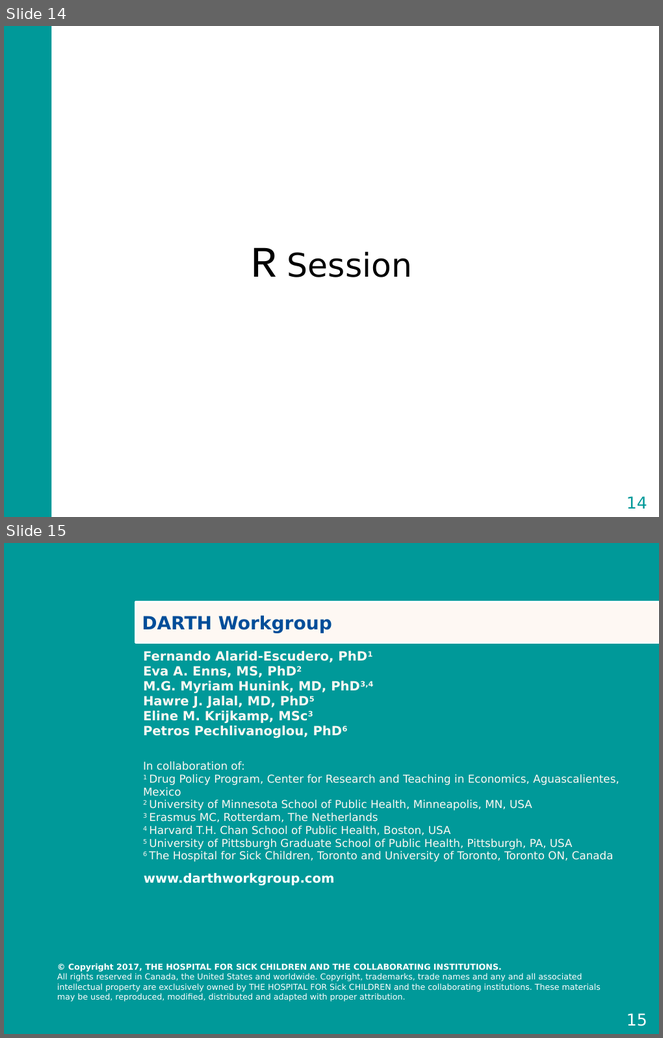
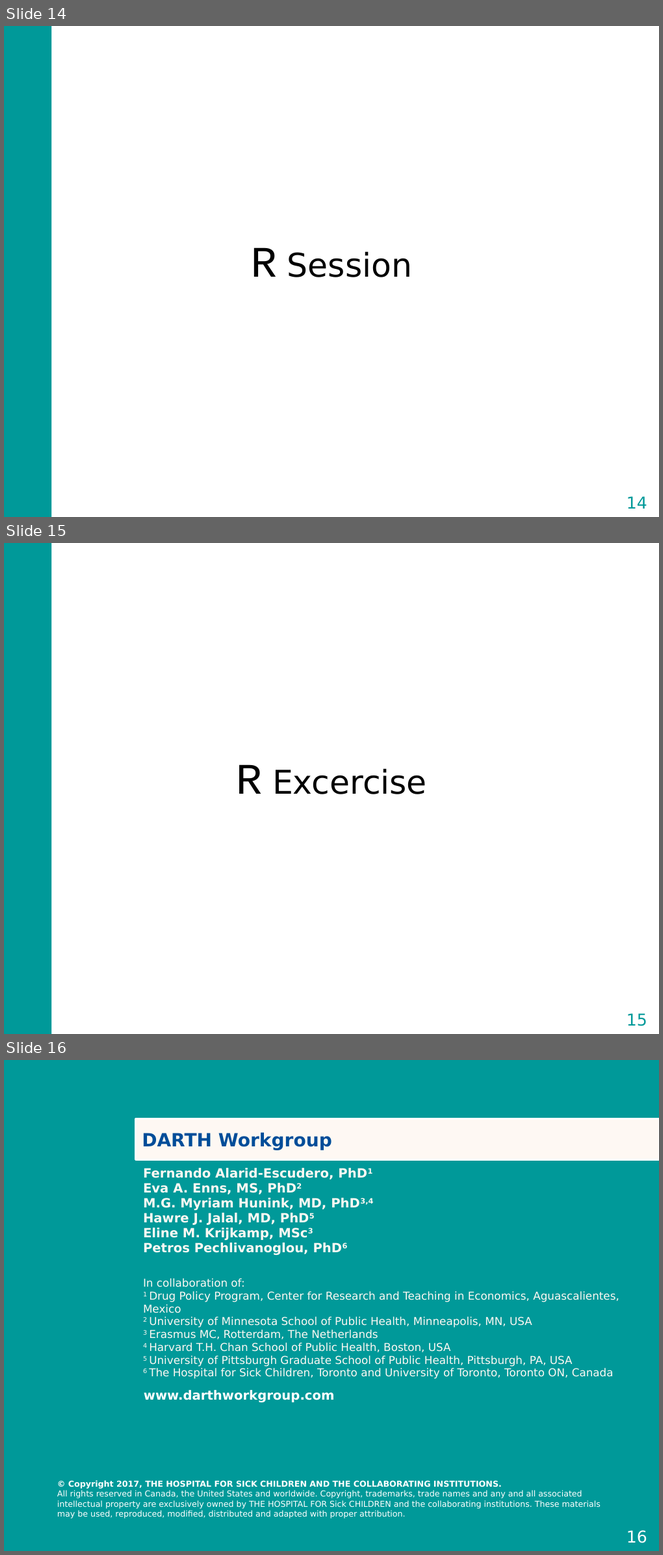
Before and after one commit to DARTH-git/Course-Modularization, a slide deck: Markov models/Slides/Markov Model Variants.pptx. Shown one above the other, each under a label of ours: slides 14 and 15 before the commit, slides 14, 15 and 16 after it. The pictures are 663x1038 and 663x1555 pixels, drawn with LibreOffice and Linux fonts; fonts in the diff are those of the drawing; background and template pictures are left out. Boxes give left, top, right and bottom in pixels: in the first picture for what was removed or moved away, otherwise in the second. Text is boxed around its words. In the diff, an @@ line names an element or a change of style, - is before the commit and + after.

```diff
--- a/Markov models/Slides/Markov Model Variants.pptx
+++ b/Markov models/Slides/Markov Model Variants.pptx
@@ slide 15 added at (4, 543, 659, 1034), background #FFFFFF; not listed: 1 template element that a slide beside it also shows @@
@@ text added at (236, 765, 427, 795), 36 pt, text #000000 @@
+R Excercise
@@ page number added at (617, 1006, 657, 1034), outline #FFFFFF 1.5 pt, 18 pt, text #009999 @@
+15
@@ what was slide 15 is now slide 16 @@
@@ page number at (627, 1531, 648, 1544): text changed @@
-15
+16
```
Also in this commit, not shown: 2 slides changed, 17 other files.
